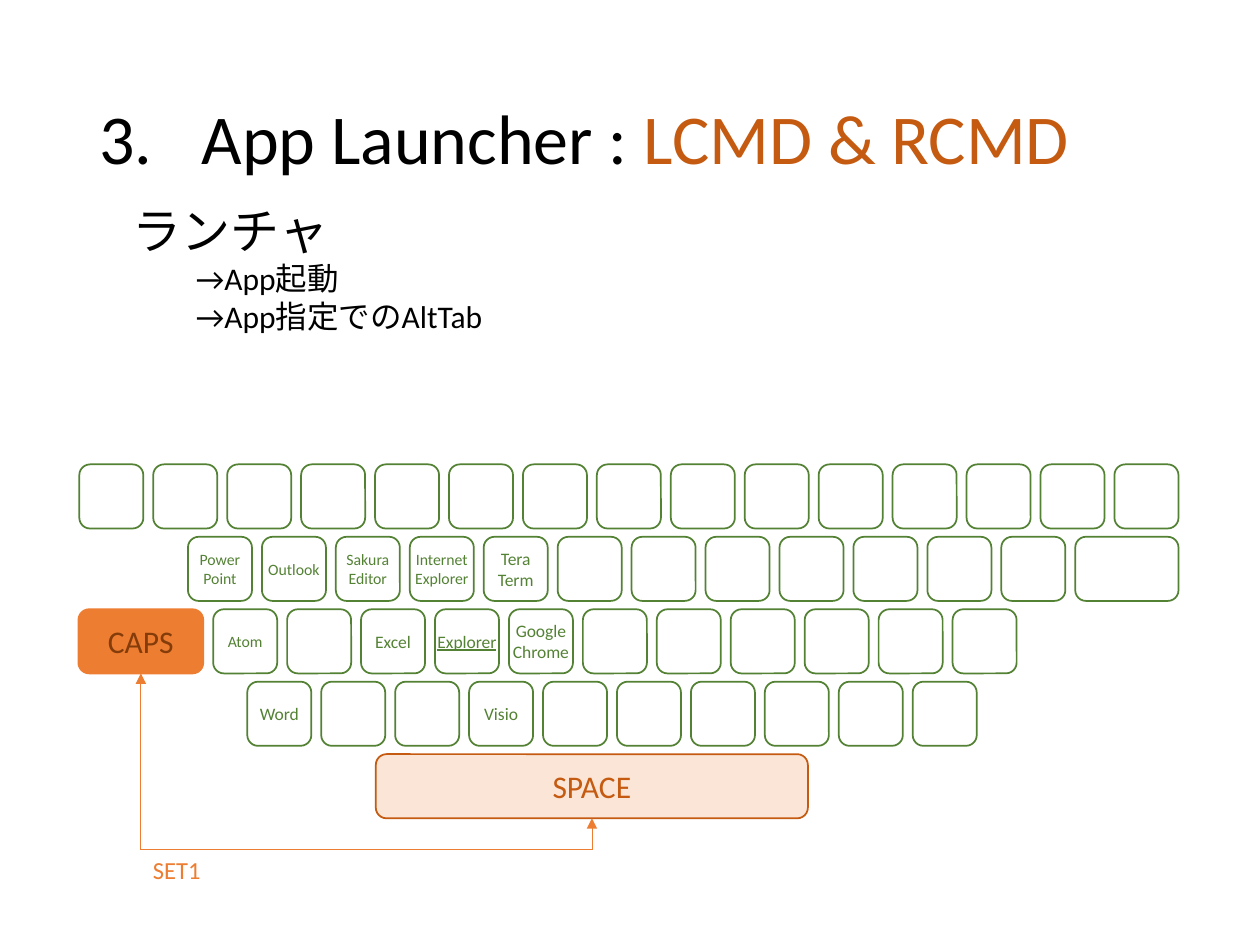
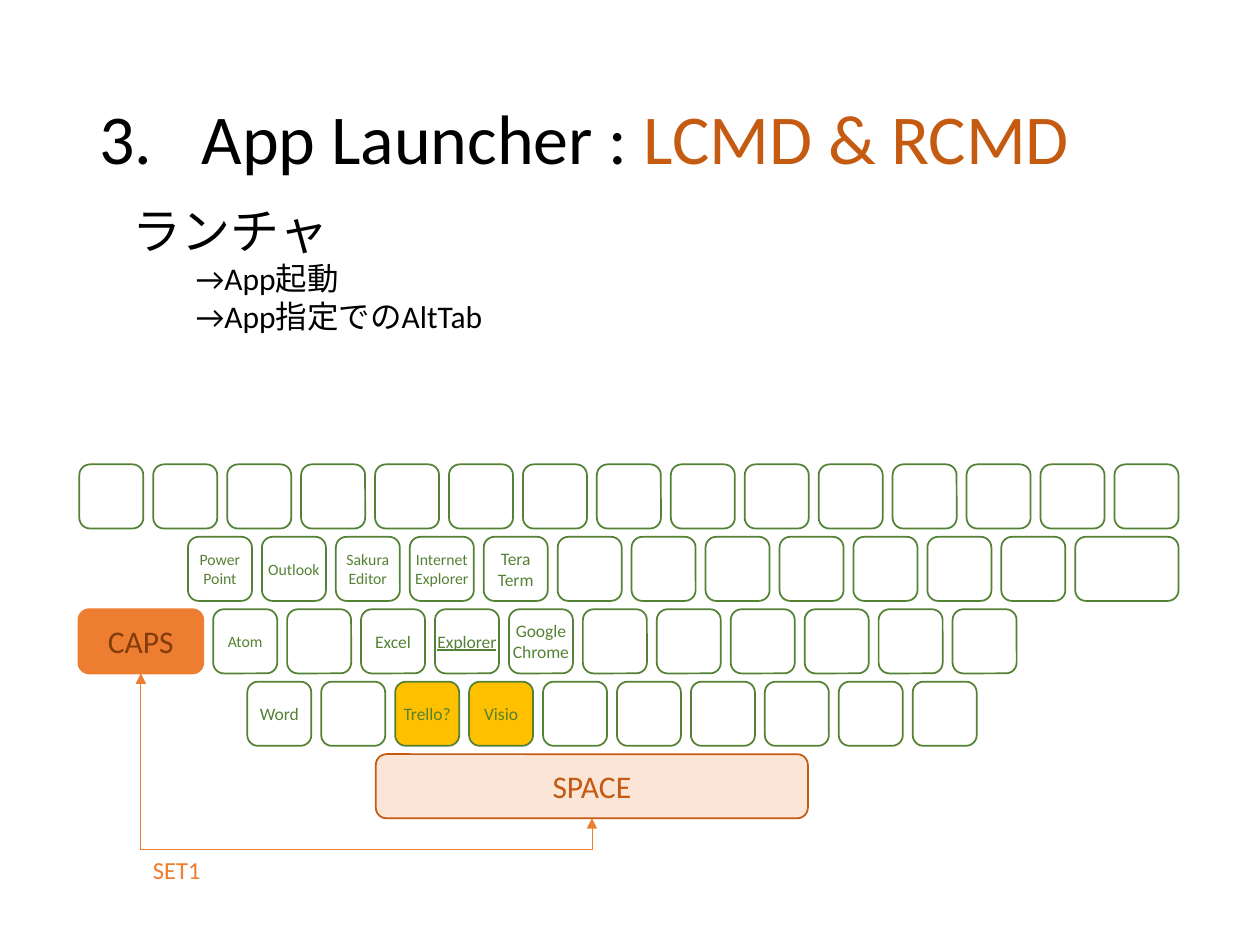
Before and after one commit to ittooo66/myAHK, a slide deck: slide 7 of MANUAL.pptx. Drawn at 1260x945 pixels with LibreOffice and Linux fonts; fonts in the diff are those of the drawing. Boxes give left, top, right and bottom in pixels: in the first picture for what was removed or moved away, otherwise in the second. Text is boxed around its words. In the diff, an @@ line names an element or a change of style, - is before the commit and + after.

```diff
--- a/MANUAL.pptx
+++ b/MANUAL.pptx
@@ rounded rectangle "Trello?" at <box>396,682,460,746</box>: fill #FFFFFF to #FFC000 @@
@@ rounded rectangle "Visio" at <box>469,682,533,746</box>: fill #FFFFFF to #FFC000 @@
@@ text in rounded rectangle at <box>404,708,451,720</box>: text added @@
+Trello?
```
Also in this commit, not shown: 1 other slide changed.
